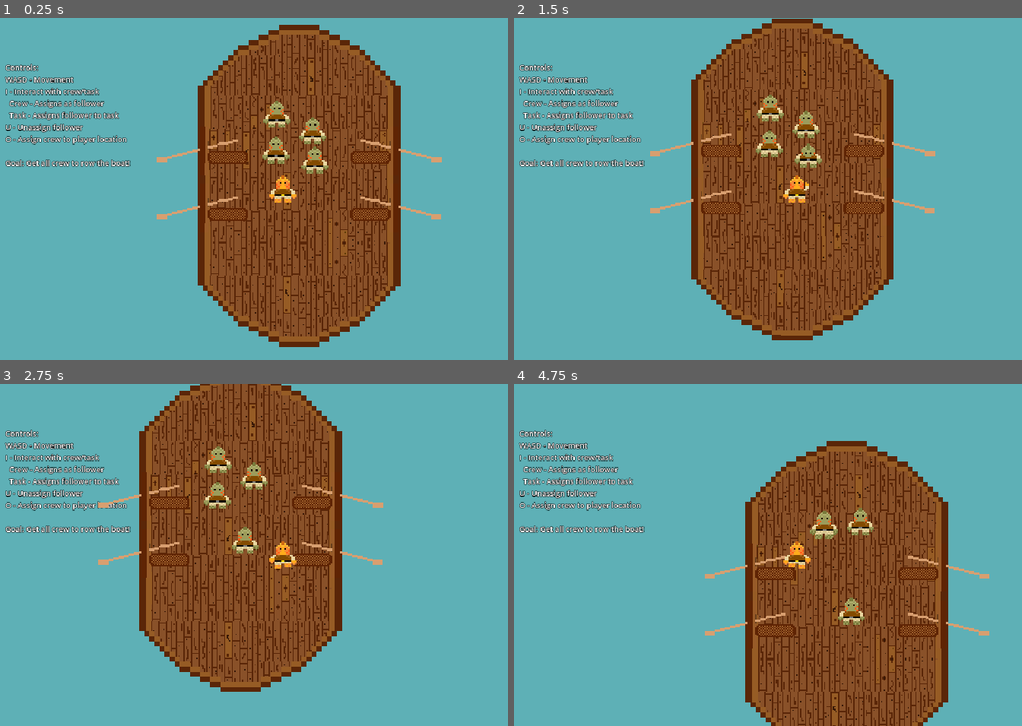
Above: before the commit, frames 1-4 (two rows, left to right).
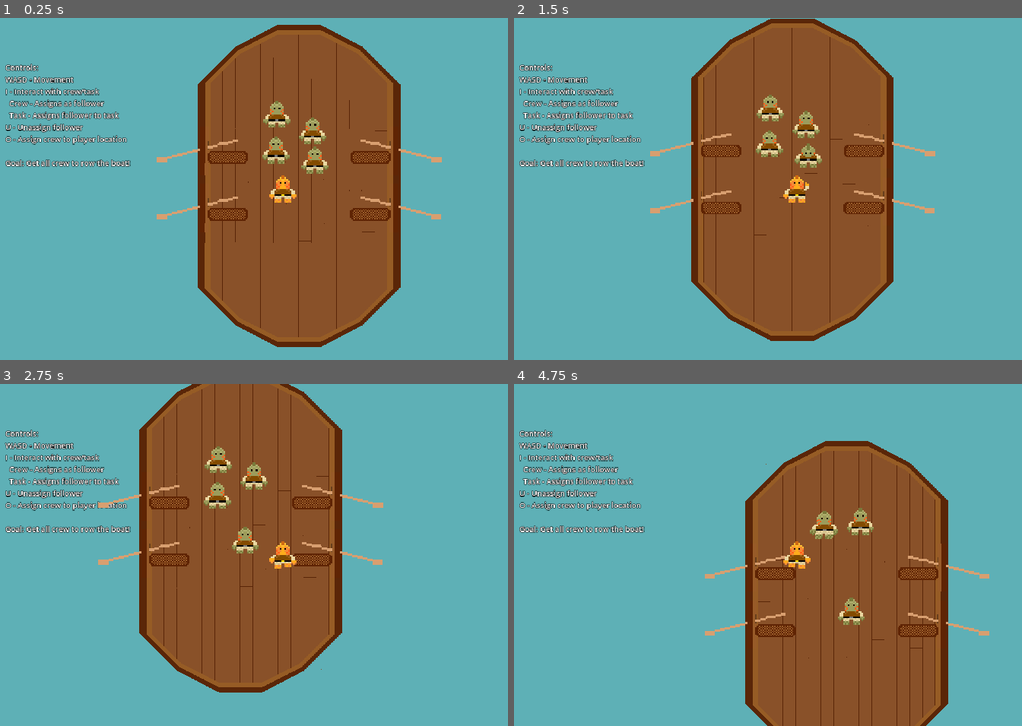
Above: after the commit, the same moments.

Repository: Splashy-Inc/splish-splashisson
Game: Godot game, scene res://Scenes/playground.tscn
The game is run twice, just before and just after one commit, with the same random seed, the same clock (stepped at 60 frames per second) and the same inputs.
Inputs:
- Up to frame 1 (0.25 s): no input
- Up to frame 2 (1.5 s): tap Enter at 0.5 s; hold D (right) 0.53-1.28 s; tap I (interact) at 0.6 s; hold S (down) from 1.28 s (still down); tap O (location) at 1.35 s
- Up to frame 3 (2.75 s): release S (down) at 2.03 s; hold D (right) from 2.03 s (still down); tap U (unassign) at 2.1 s
- Up to frame 4 (4.75 s): release D (right) at 2.78 s; hold W (up) 2.78-3.53 s; tap I (interact) at 2.85 s; hold A (left) from 3.53 s (still down); tap O (location) at 3.6 s; tap U (unassign) at 4.35 s

The runs differ from the first frame. In frame 1, 8.4% of the frame differs, in the area x 38-79%, y 2-97%; in frame 2, 8.6%, in the area x 34-75%, y 0-95%; in frame 3, 8.4%; in frame 4, 8.0%.

Commit message:
Update playground with new assets

Diff:
--- a/Scenes/playground.tscn
+++ b/Scenes/playground.tscn
@@ -1,11 +1,12 @@
-[gd_scene load_steps=9 format=3 uid="uid://byk8jyx3r65e2"]
+[gd_scene load_steps=10 format=3 uid="uid://byk8jyx3r65e2"]
 
 [ext_resource type="Texture2D" uid="uid://v8dy2ved6iwm" path="res://Art/BG/WaterBackground.png" id="1_e04j1"]
 [ext_resource type="PackedScene" uid="uid://djyibeaauqw2f" path="res://Scenes/crew_member.tscn" id="1_tnbfu"]
 [ext_resource type="PackedScene" uid="uid://je3j0pd8ickv" path="res://Scenes/splish.tscn" id="1_vcfar"]
-[ext_resource type="Texture2D" uid="uid://b3lpulc177saw" path="res://Art/ShipTiles/EndOfShip.png" id="2_6fiee"]
+[ext_resource type="Texture2D" uid="uid://bg62n7s5j2exq" path="res://Art/ShipTiles/ShipBow.png" id="2_12uad"]
 [ext_resource type="Script" path="res://Scenes/game_camera.gd" id="2_gusxx"]
-[ext_resource type="Texture2D" uid="uid://bkw4m3qxbini7" path="res://Art/ShipTiles/MiddleShip.png" id="3_ngs1i"]
+[ext_resource type="Texture2D" uid="uid://dl2iyrtq3rdcy" path="res://Art/ShipTiles/ShipMiddle.png" id="3_1cslk"]
+[ext_resource type="Texture2D" uid="uid://ct0gilfhdq48q" path="res://Art/ShipTiles/ShipStern.png" id="4_42esw"]
 [ext_resource type="PackedScene" uid="uid://bh2fvow0in3wk" path="res://Scenes/rowing_task.tscn" id="4_jb6lg"]
 
 [sub_resource type="LabelSettings" id="LabelSettings_qe181"]
@@ -46,15 +47,14 @@
 
 [node name="Bow" type="Sprite2D" parent="Boat/Hull"]
 position = Vector2(0, -360)
-texture = ExtResource("2_6fiee")
+texture = ExtResource("2_12uad")
 
 [node name="Deck" type="Sprite2D" parent="Boat/Hull"]
-texture = ExtResource("3_ngs1i")
+texture = ExtResource("3_1cslk")
 
 [node name="Stern" type="Sprite2D" parent="Boat/Hull"]
 position = Vector2(0, 360)
-rotation = -3.14159
-texture = ExtResource("2_6fiee")
+texture = ExtResource("4_42esw")
 
 [node name="Tasks" type="Node2D" parent="Boat"]
 
